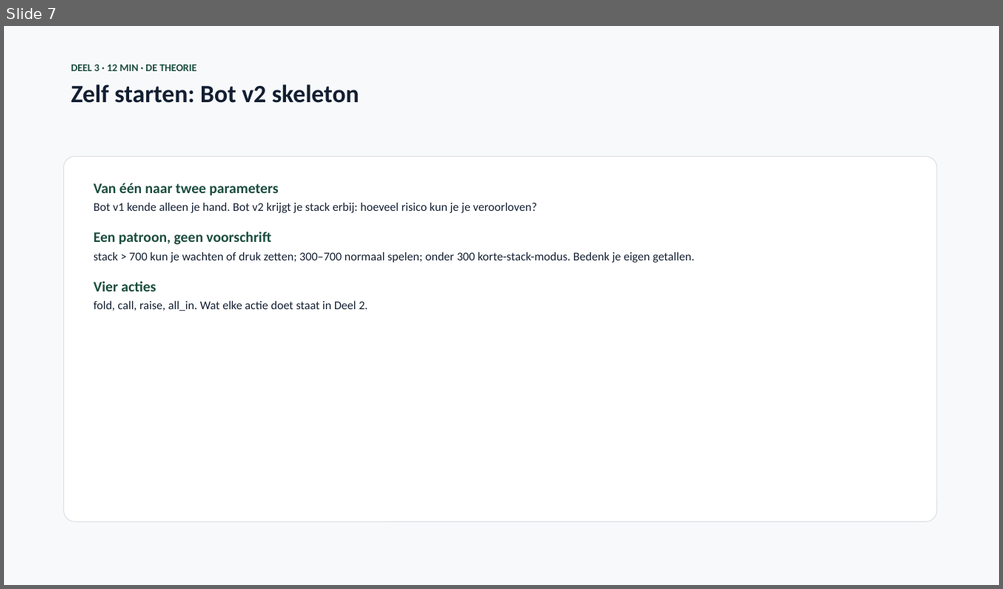
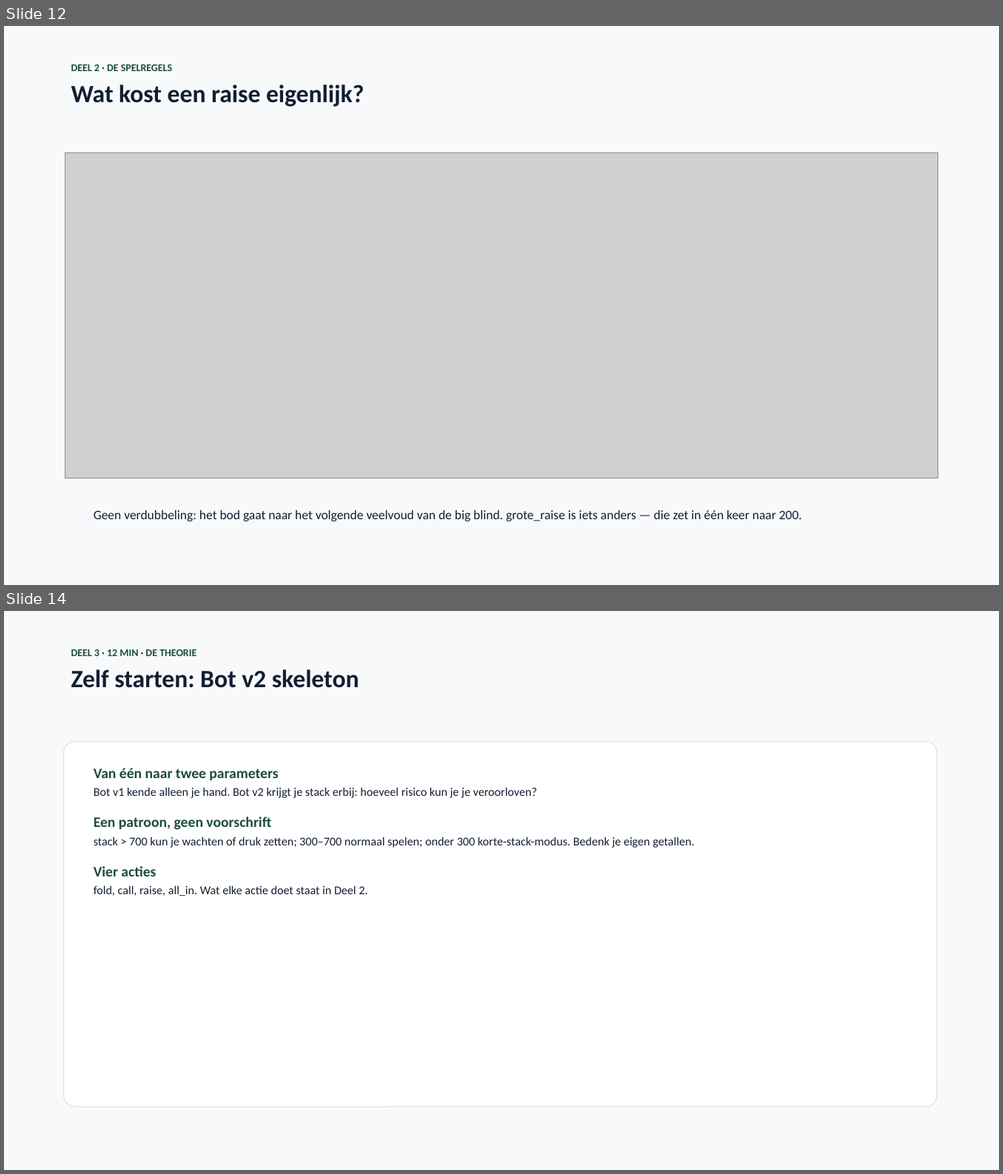
Before and after one commit to finturion/poker-analytics-challenge, a slide deck: powerpoints/Pokerbot_Upgrade_Week3.pptx. Shown one above the other, each under a label of ours: slide 7 before the commit, slides 12 and 14 after it; the slides between them are not shown. The pictures are 1003x589 and 1003x1174 pixels, drawn with LibreOffice and Linux fonts; fonts in the diff are those of the drawing; grey boxes stand for pictures. Boxes give left, top, right and bottom in pixels: in the first picture for what was removed or moved away, otherwise in the second. Text is boxed around its words. In the diff, an @@ line names an element or a change of style, - is before the commit and + after.

```diff
--- a/powerpoints/Pokerbot_Upgrade_Week3.pptx
+++ b/powerpoints/Pokerbot_Upgrade_Week3.pptx
@@ slide 12 added at (4, 26, 999, 585), background #FFFFFF @@
@@ rectangle added at (4, 26, 999, 585), fill #F8F9FA @@
@@ text added at (71, 64, 364, 107), 24 pt, text #121E31, bold @@
+DEEL 2 · DE SPELREGELS
+Wat kost een raise eigenlijk?
@@ picture added at (65, 153, 938, 479) @@
@@ text added at (94, 511, 802, 522), 12.5 pt, text #121E31 @@
+Geen verdubbeling: het bod gaat naar het volgende veelvoud van de big blind. grote_raise is iets anders — die zet in één keer naar 200.
@@ what was slide 7 is now slide 14 @@
```
Also in this commit, not shown: 1 slide changed, 12 other slides added, 16 other files.
